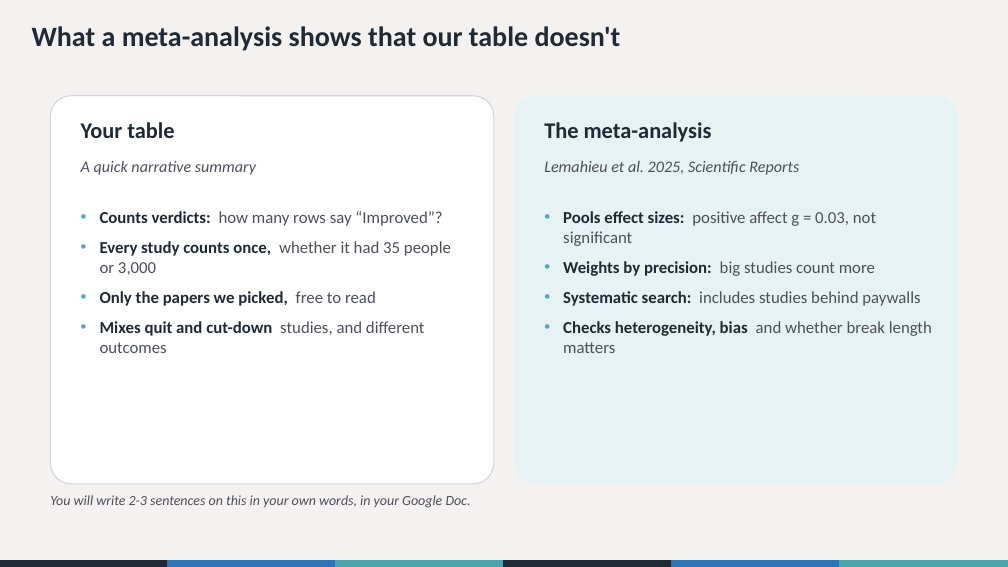
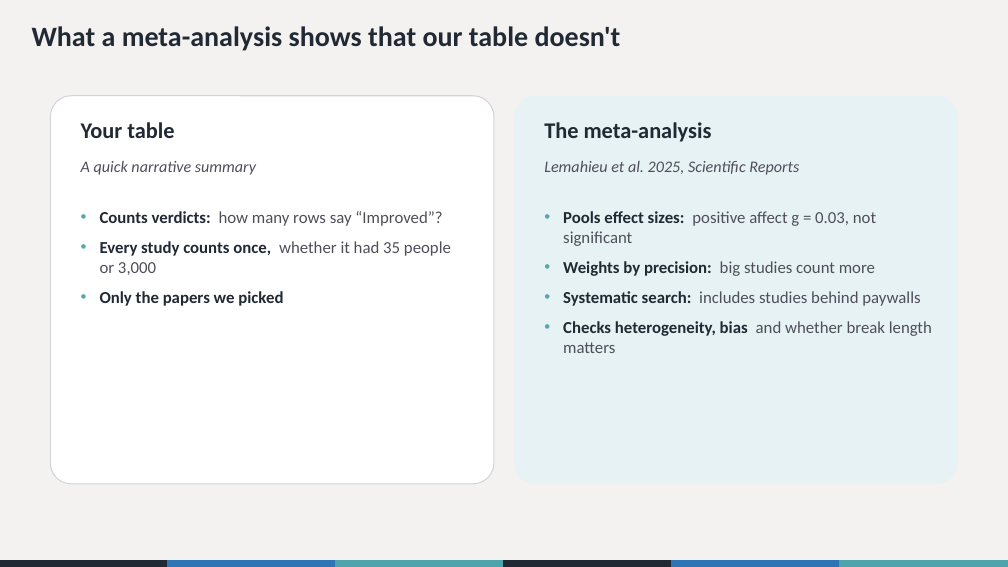
Before and after one commit to the-graph-courses/aiw_2026_t3_materials, a slide deck: slide 15 of week_03_workshop/aiw_workshop_03_slides.pptx. Drawn at 1008x567 pixels with LibreOffice and Linux fonts; fonts in the diff are those of the drawing. Boxes give left, top, right and bottom in pixels: in the first picture for what was removed or moved away, otherwise in the second. Text is boxed around its words. In the diff, an @@ line names an element or a change of style, - is before the commit and + after.

```diff
--- a/week_03_workshop/aiw_workshop_03_slides.pptx
+++ b/week_03_workshop/aiw_workshop_03_slides.pptx
@@ text at [100, 291, 283, 306]: text changed @@
-• Only the papers we picked, free to read
-• Mixes quit and cut-down studies, and different outcomes
+• Only the papers we picked
@@ text removed at [50, 495, 471, 508] @@
-You will write 2-3 sentences on this in your own words, in your Google Doc.
```
Also in this commit, not shown: 4 other slides changed, 1 slide added, 7 slides removed, 7 other files.
